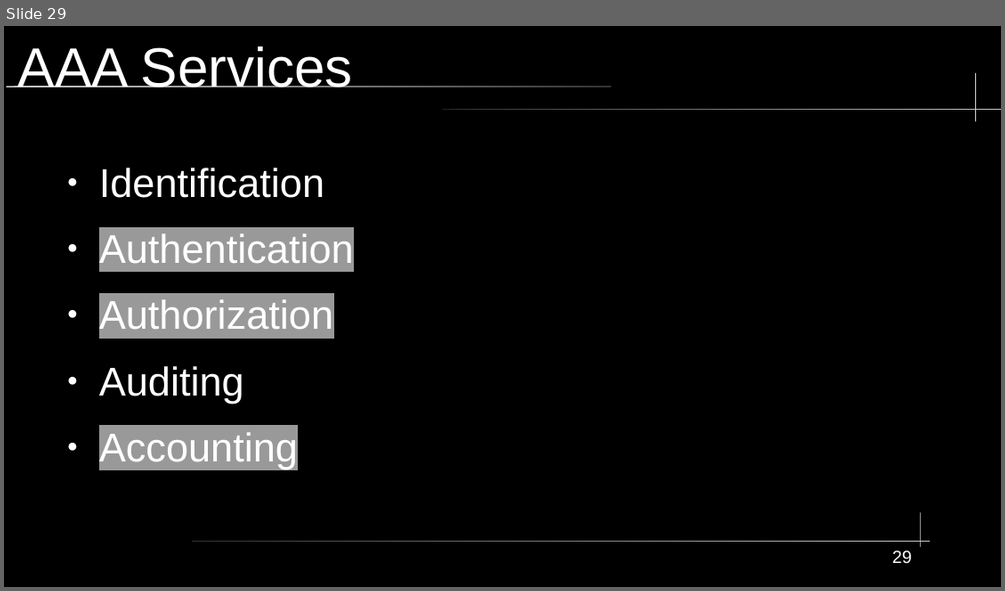
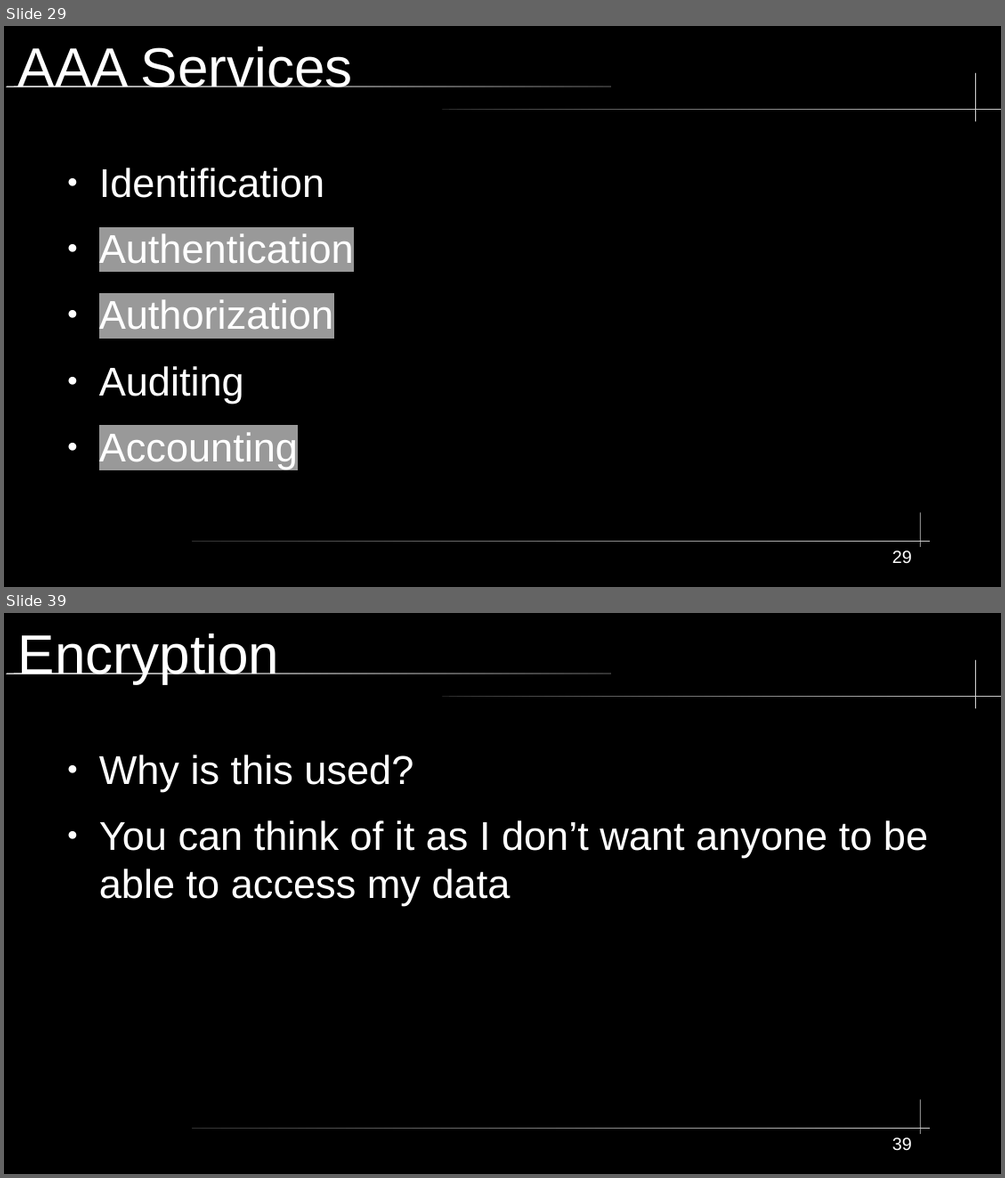
Before and after one commit to City-Colleges-of-Chicago-Cybersecurity/COMPSFI-214, a slide deck: 2026/Spring/powerpoints/Chapter-01-Security-Governance-Through-Principles-and-Policies.odp. Shown one above the other, each under a label of ours: slide 29 before the commit, slides 29 and 39 after it; the slides between them are not shown. The pictures are 1005x591 and 1005x1178 pixels, drawn with LibreOffice and Linux fonts; fonts in the diff are those of the drawing. Boxes give left, top, right and bottom in pixels: in the first picture for what was removed or moved away, otherwise in the second. Text is boxed around its words. In the diff, an @@ line names an element or a change of style, - is before the commit and + after.

```diff
--- a/2026/Spring/powerpoints/Chapter-01-Security-Governance-Through-Principles-and-Policies.odp
+++ b/2026/Spring/powerpoints/Chapter-01-Security-Governance-Through-Principles-and-Policies.odp
@@ slide 39 added at (x1=4, y1=613, x2=1001, y2=1174), background #000000; not listed: 5 template elements that a slide beside it also shows @@
@@ title added at (x1=18, y1=633, x2=279, y2=684), 44 pt, text #FFFFFF @@
+Encryption
@@ text added at (x1=99, y1=755, x2=928, y2=906), 32 pt, text #FFFFFF @@
+● Why is this used?
+● You can think of it as I don’t want anyone to be able to access my data
@@ page number added at (x1=892, y1=1137, x2=912, y2=1151), 14 pt, text #FFFFFF @@
+39
```
Also in this commit, not shown: 11 other slides added, 1 slide removed.
